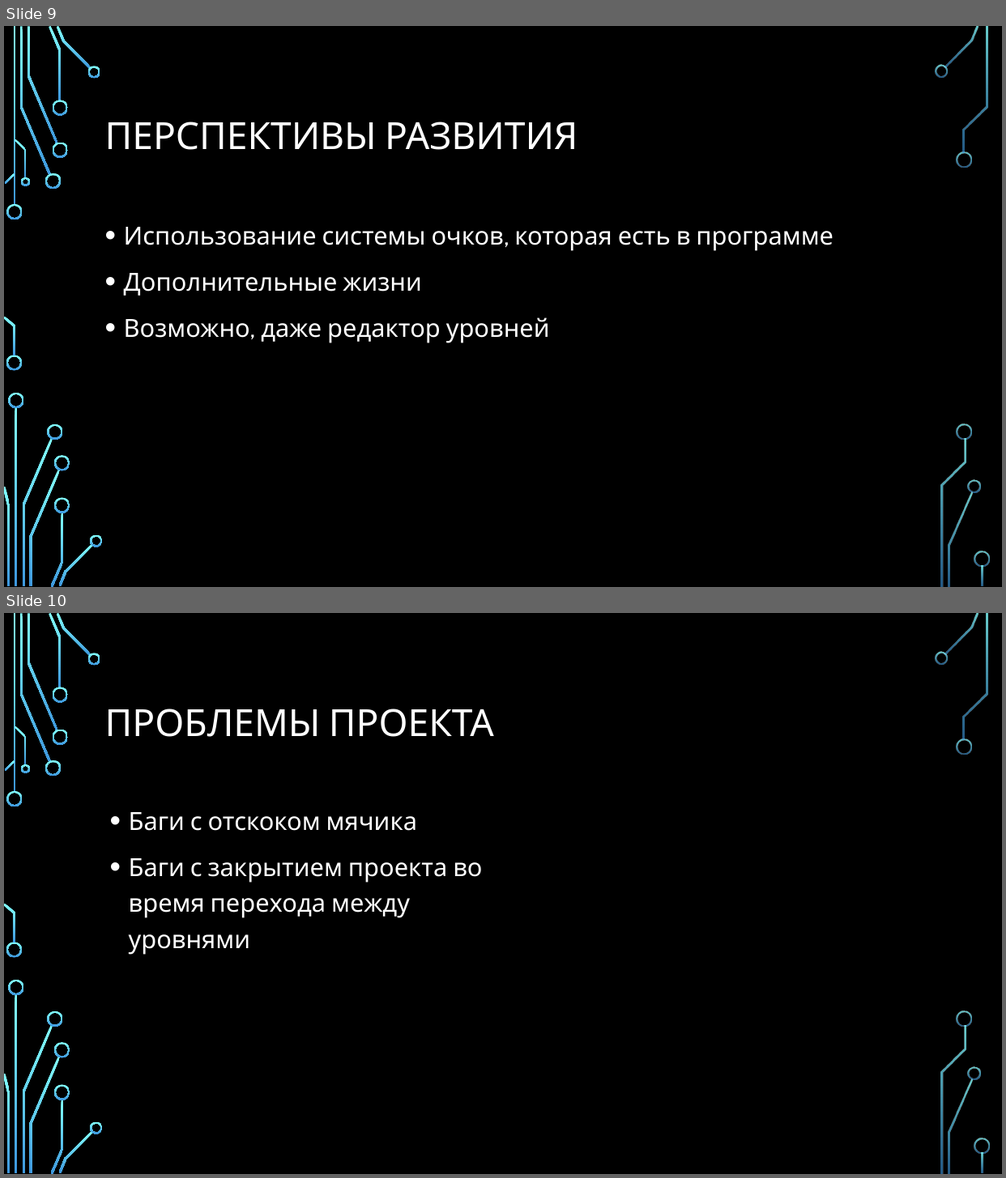
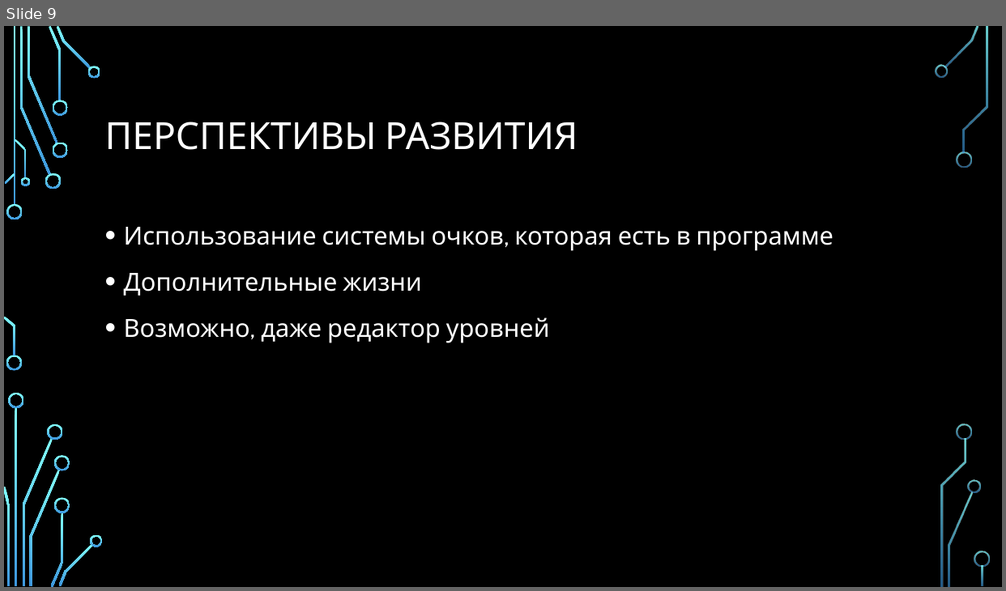
Before and after one commit to AlexeyBirukov1/gleb_lexa, a slide deck: CyberШарики.pptx. Shown one above the other, each under a label of ours: slides 9 and 10 before the commit, slide 9 after it. The pictures are 1006x1178 and 1006x591 pixels, drawn with LibreOffice and Linux fonts; fonts in the diff are those of the drawing; background and template pictures are left out. Boxes give left, top, right and bottom in pixels: in the first picture for what was removed or moved away, otherwise in the second. Text is boxed around its words. In the diff, an @@ line names an element or a change of style, - is before the commit and + after.

```diff
--- a/CyberШарики.pptx
+++ b/CyberШарики.pptx
@@ slide 10 removed at [4,613,1002,1174], background picture (left out); not listed: 36 template elements that a slide beside it also shows @@
@@ title removed at [105,709,494,737] @@
-ПРОБЛЕМЫ ПРОЕКТА
@@ text removed at [129,812,482,955] @@
-• Баги с отскоком мячика
-• Баги с закрытием проекта во время перехода между уровнями
```
Also in this commit, not shown: 2 slides changed.
